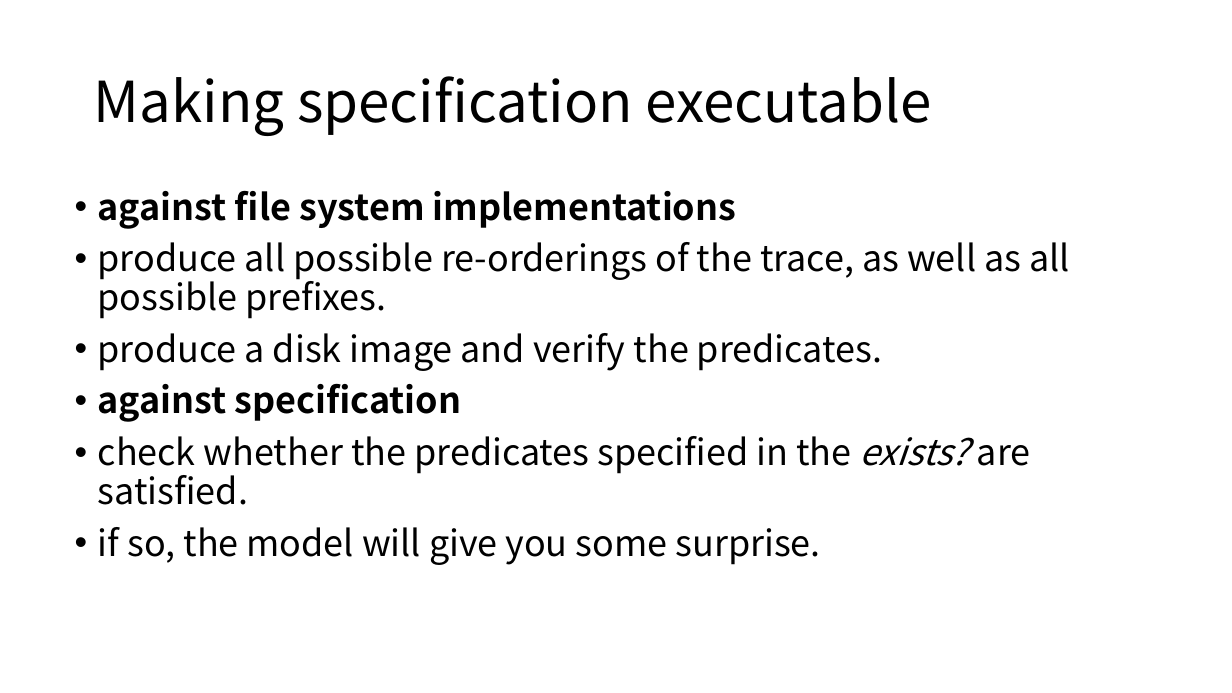
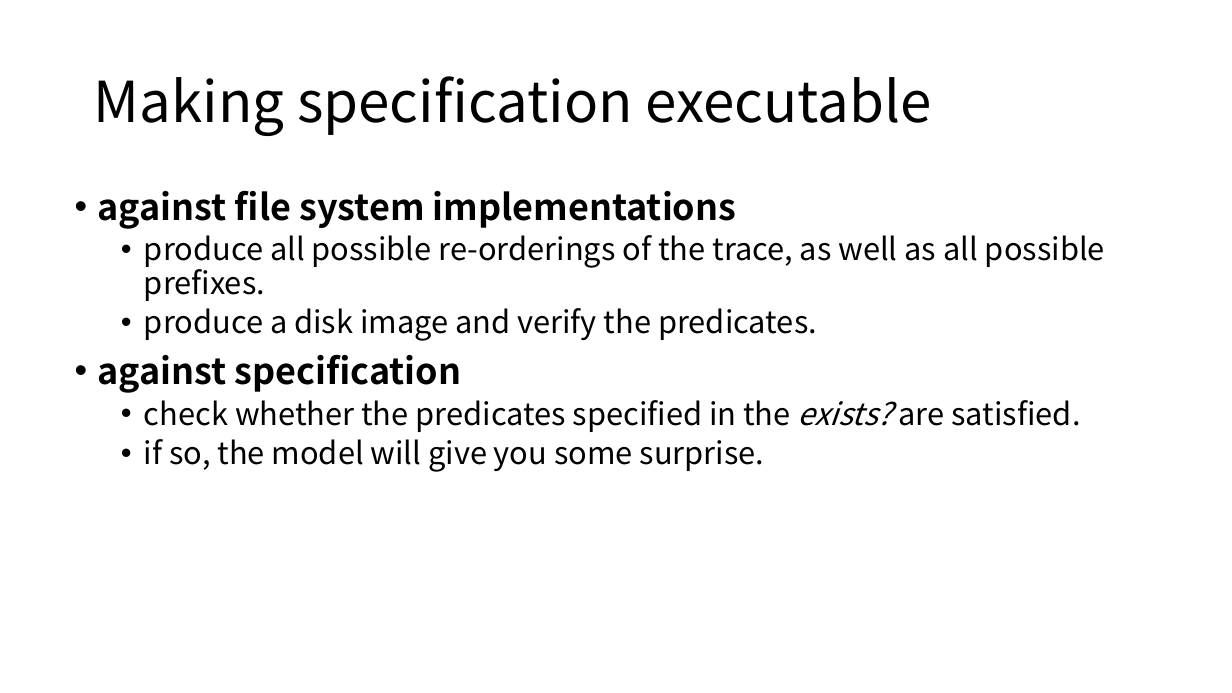
Before and after one commit to yuhao0102/aos_readlist, a slide deck: slide 28 of AOS_reading2.pptx (slide 29 before the commit). Drawn at 1232x693 pixels with LibreOffice and Linux fonts; fonts in the diff are those of the drawing. Boxes give left, top, right and bottom in pixels: in the first picture for what was removed or moved away, otherwise in the second. Text is boxed around its words. In the diff, an @@ line names an element or a change of style, - is before the commit and + after.

```diff
--- a/AOS_reading2.pptx
+++ b/AOS_reading2.pptx
@@ text at (144, 235, 1105, 472): size 28 to 24 pt in "produce all possible re-orderings of the trace, ...", "produce a disk image and verify the ...", "check whether the predicates specified in the ...", "if so, the model will give you ..."; list level 1 to 2 in "produce all possible re-orderings of ..."; list level 1 to 2 in "produce a disk image and ..."; list level 1 to 2 in "check whether the predicates specified ..."; list level 1 to 2 in "if so, the model will ..." @@
```
Also in this commit, not shown: 11 other slides changed, 1 slide removed, 6 other files.
